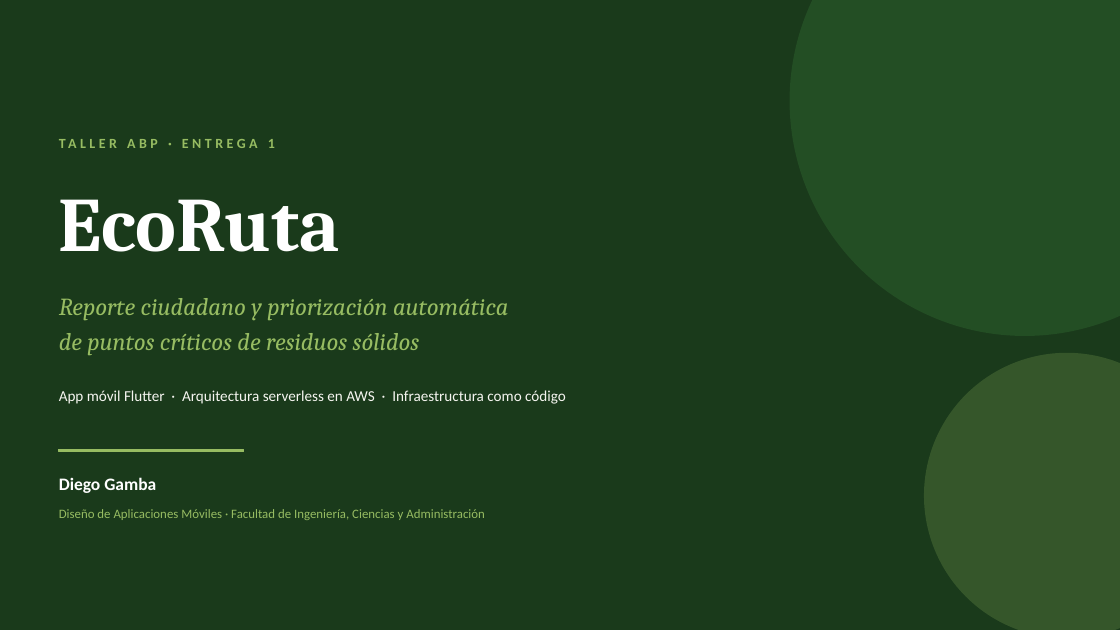
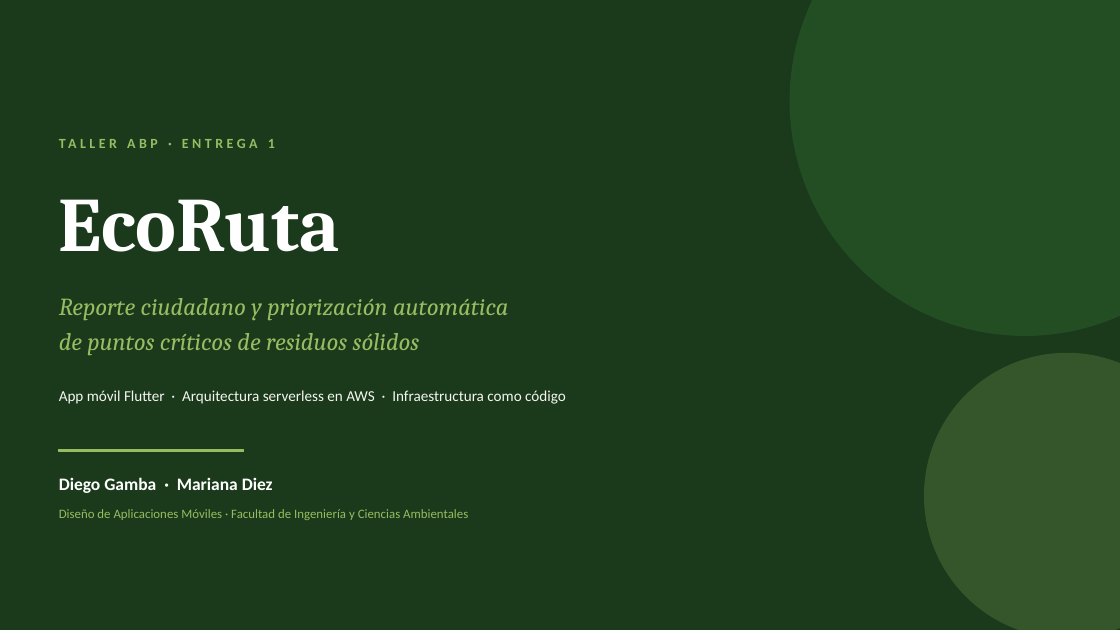
Before and after one commit to DiegoGamba/ecoruta, a slide deck: slide 1 of presentacion/EcoRuta-presentacion.pptx. Drawn at 1120x630 pixels with LibreOffice and Linux fonts; fonts in the diff are those of the drawing. Boxes give left, top, right and bottom in pixels: in the first picture for what was removed or moved away, otherwise in the second. Text is boxed around its words. In the diff, an @@ line names an element or a change of style, - is before the commit and + after.

```diff
--- a/presentacion/EcoRuta-presentacion.pptx
+++ b/presentacion/EcoRuta-presentacion.pptx
@@ text at [59, 477, 273, 493]: text changed @@
-Diego Gamba
+Diego Gamba · Mariana Diez
@@ text at [59, 509, 468, 520]: text changed @@
-Diseño de Aplicaciones Móviles · Facultad de Ingeniería, Ciencias y Administración
+Diseño de Aplicaciones Móviles · Facultad de Ingeniería y Ciencias Ambientales
```
Also in this commit, not shown: 1 other slide changed, 11 other files.
